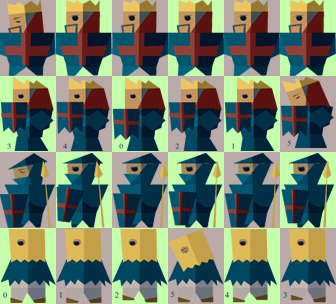
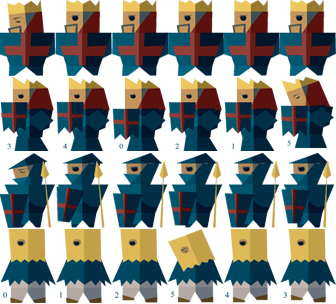
Two versions of the same layered image (336x304). Layer-by-layer changes:
hid "Layer 1" over [0, 0, 336, 304]
